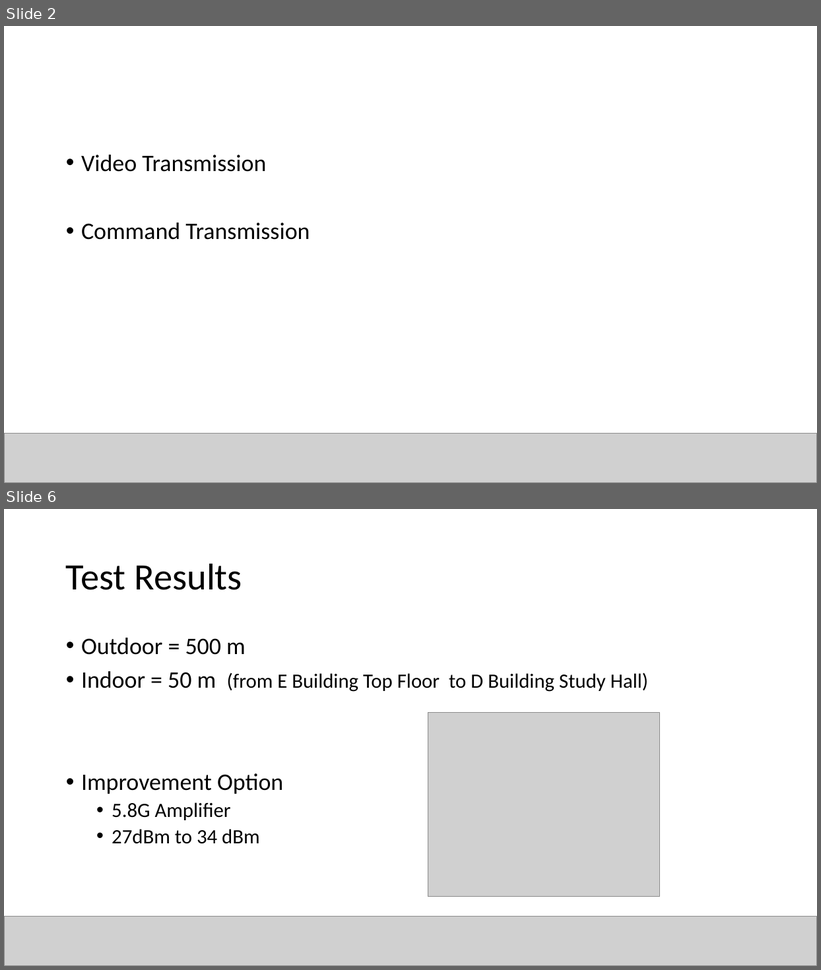
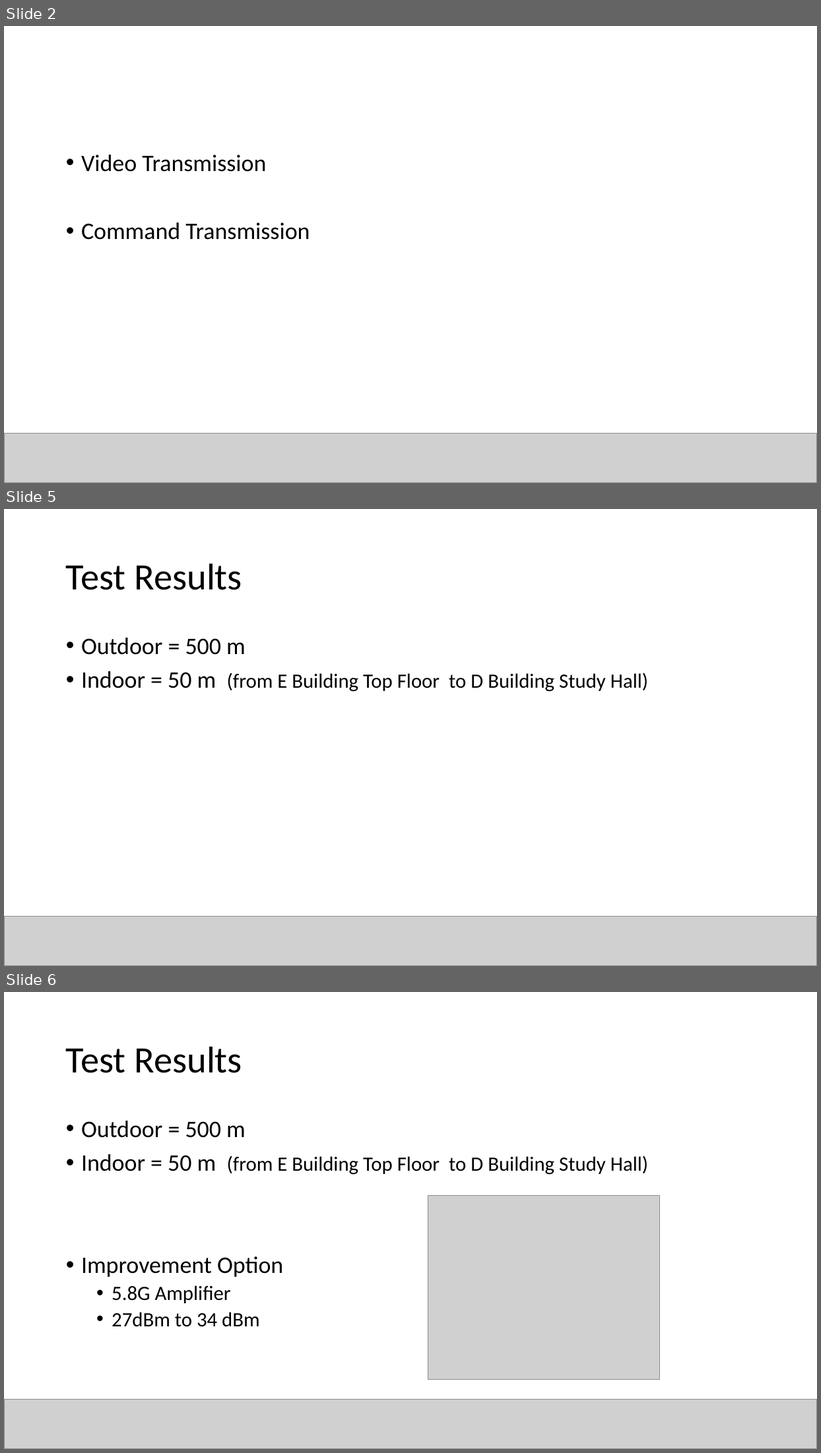
Before and after one commit to canerpotur/TROY-TECH, a slide deck: Troy Tech - Presentation/TROY - Kağan.pptx. Shown one above the other, each under a label of ours: slides 2 and 6 before the commit, slides 2, 5 and 6 after it; the slides between them are not shown. The pictures are 821x970 and 821x1453 pixels, drawn with LibreOffice and Linux fonts; fonts in the diff are those of the drawing; grey boxes stand for pictures. Boxes give left, top, right and bottom in pixels: in the first picture for what was removed or moved away, otherwise in the second. Text is boxed around its words. In the diff, an @@ line names an element or a change of style, - is before the commit and + after.

```diff
--- a/Troy Tech - Presentation/TROY - Kağan.pptx
+++ b/Troy Tech - Presentation/TROY - Kağan.pptx
@@ slide 5 added at box(4, 509, 817, 966), background #FFFFFF @@
@@ title added at box(66, 563, 242, 590), 44 pt, text #000000 @@
+Test Results
@@ text added at box(81, 638, 648, 692), 24 pt, text #000000 @@
+• Outdoor = 500 m
+• Indoor = 50 m (from E Building Top Floor to D Building Study Hall)
@@ picture added at box(4, 917, 817, 966) @@
```
Also in this commit, not shown: 5 slides changed, 2 other slides added, 6 slides removed.
